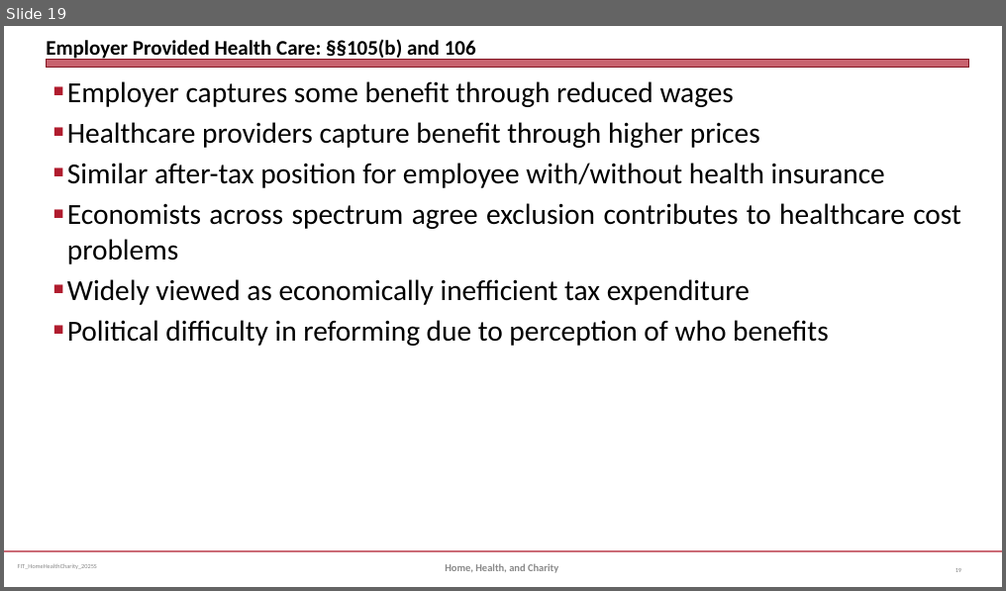
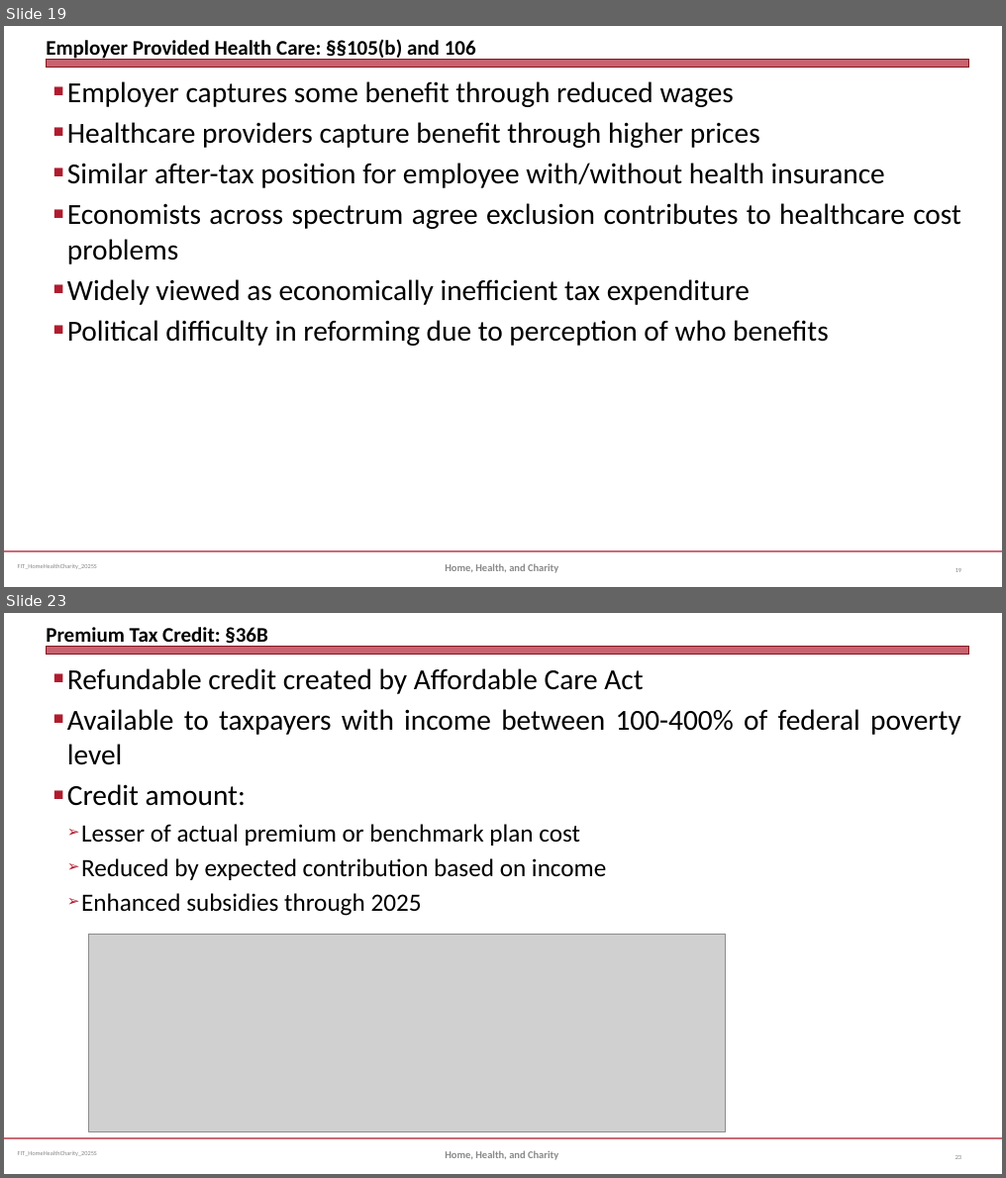
Before and after one commit to jmc877/Fed-Income-Tax, a slide deck: slides/FIT_HomeHealthCharity_2025S.pptx. Shown one above the other, each under a label of ours: slide 19 before the commit, slides 19 and 23 after it; the slides between them are not shown. The pictures are 1006x591 and 1006x1178 pixels, drawn with LibreOffice and Linux fonts; fonts in the diff are those of the drawing; grey boxes stand for pictures. Boxes give left, top, right and bottom in pixels: in the first picture for what was removed or moved away, otherwise in the second. Text is boxed around its words. In the diff, an @@ line names an element or a change of style, - is before the commit and + after.

```diff
--- a/slides/FIT_HomeHealthCharity_2025S.pptx
+++ b/slides/FIT_HomeHealthCharity_2025S.pptx
@@ slide 23 added at (4,613,1002,1174), background #FFFFFF; not listed: 3 template elements that a slide beside it also shows @@
@@ title added at (46,627,268,648), 20 pt, text #000000, bold @@
+Premium Tax Credit: §36B
@@ text added at (67,668,961,916), 28 pt, text #000000 @@
+■ Refundable credit created by Affordable Care Act
+■ Available to taxpayers with income between 100-400% of federal poverty level
+■ Credit amount:
+  ➢ Lesser of actual premium or benchmark plan cost
+  ➢ Reduced by expected contribution based on income
+  ➢ Enhanced subsidies through 2025
@@ picture added at (89,934,726,1133) @@
@@ text added at (445,1151,558,1160), 10 pt, text #898989, bold @@
+Home, Health, and Charity
@@ page number added at (955,1156,961,1159), 6 pt, text #808080 @@
+23
```
Also in this commit, not shown: 1 slide changed, 4 other slides added, 1 other file.
